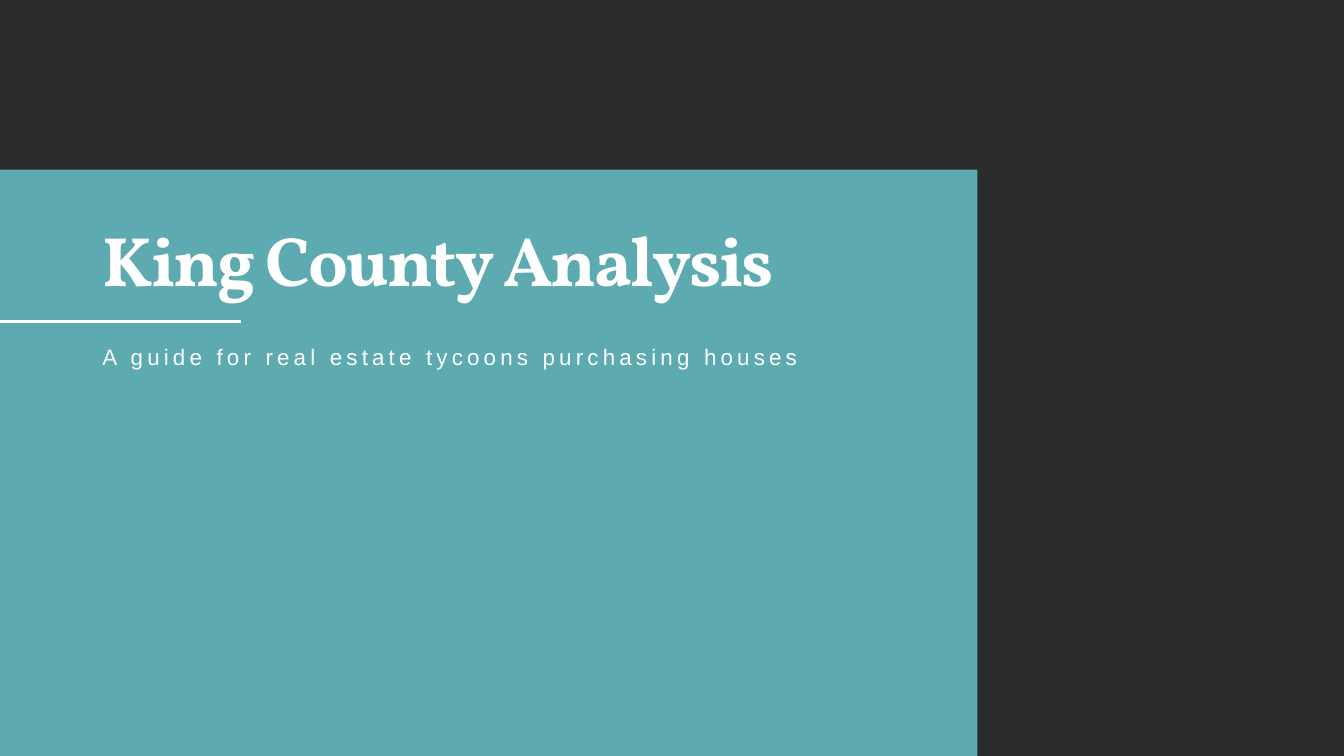
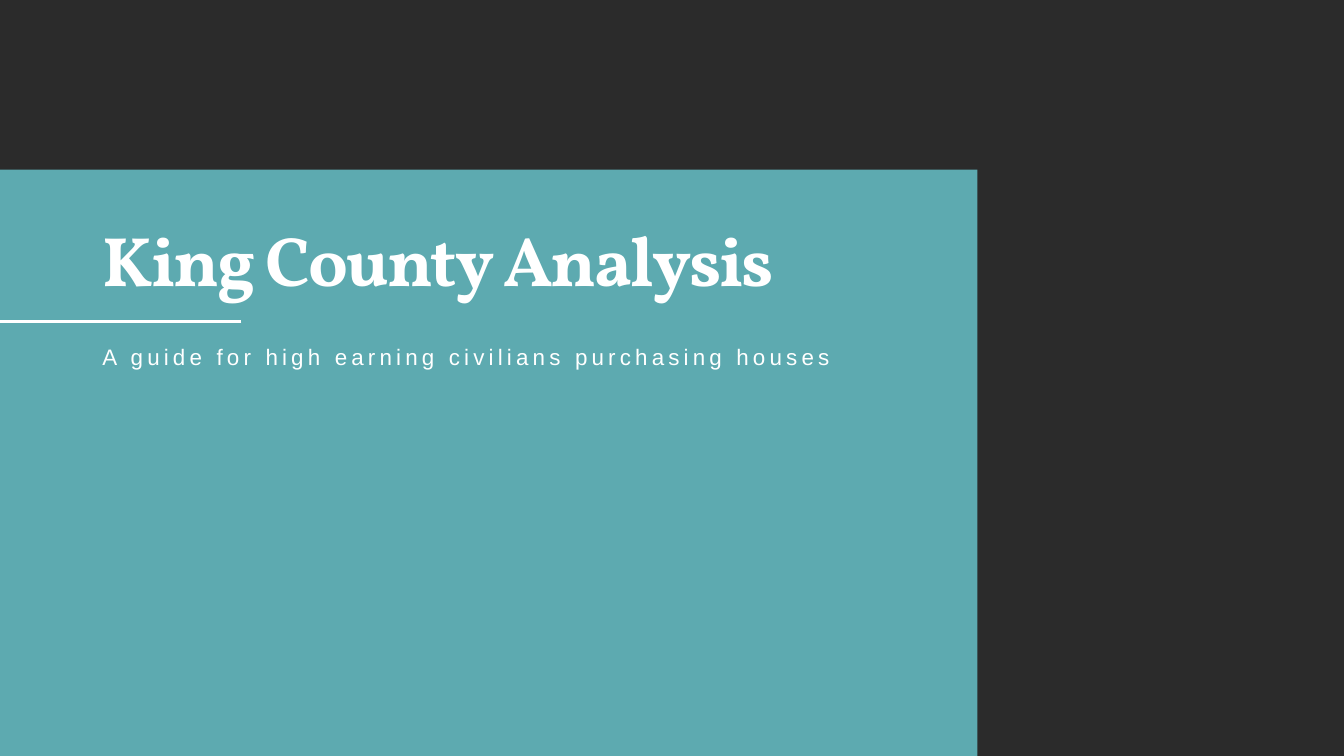
Before and after one commit to vinayakmodgil/dsc-phase-2-project, a slide deck: slide 1 of presentation.pptx. Drawn at 1344x756 pixels with LibreOffice and Linux fonts; fonts in the diff are those of the drawing; background and template pictures are left out; a plain dark background stands for a picture behind light text. Boxes give left, top, right and bottom in pixels: in the first picture for what was removed or moved away, otherwise in the second. Text is boxed around its words. In the diff, an @@ line names an element or a change of style, - is before the commit and + after.

```diff
--- a/presentation.pptx
+++ b/presentation.pptx
@@ text at (x1=102, y1=349, x2=829, y2=370): text changed @@
-A guide for real estate tycoons purchasing houses
+A guide for high earning civilians purchasing houses
```
Also in this commit, not shown: 4 other slides changed.
